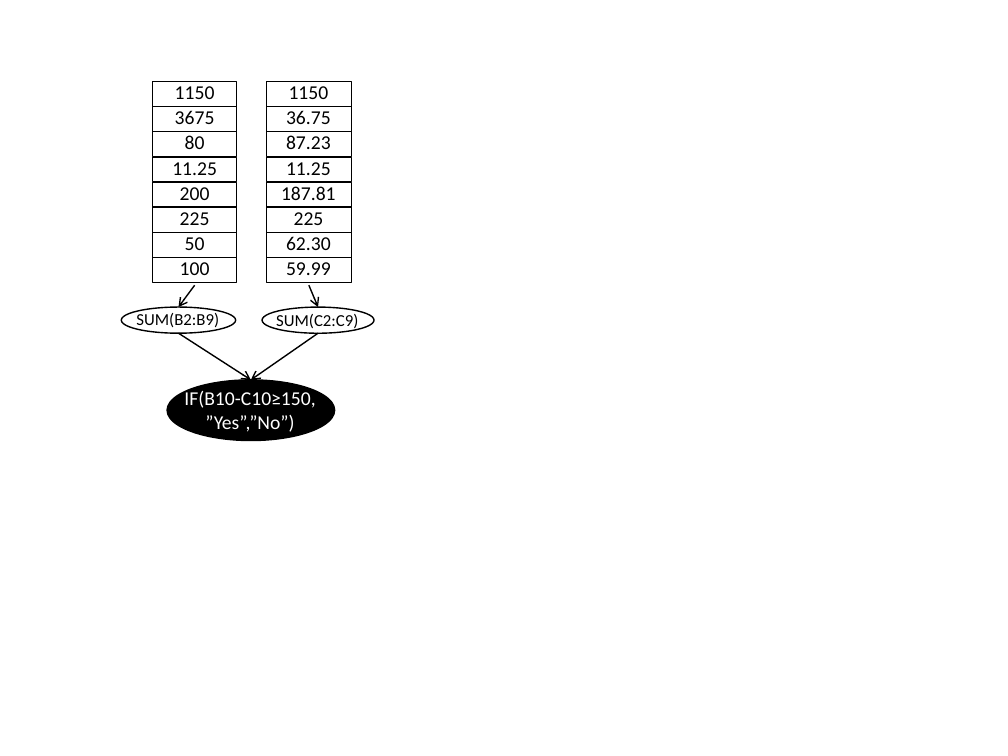
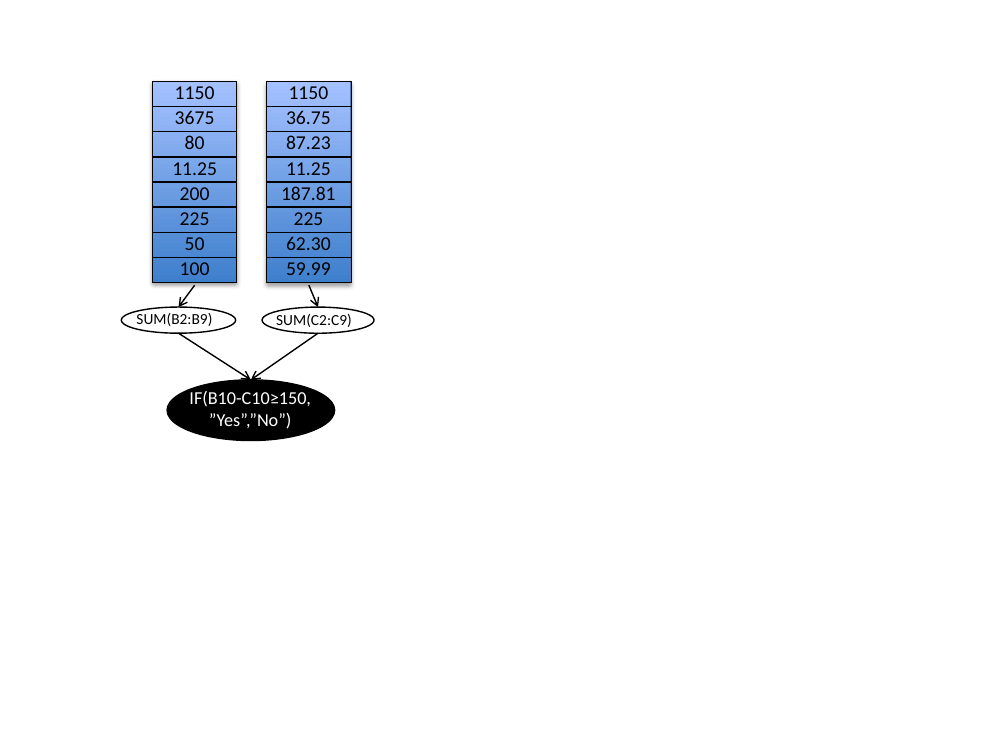
Before and after one commit to plasma-umass/DataDebug, a slide deck: slide 1 of PLDI-2012/diagrams.pptx. Drawn at 1008x756 pixels with LibreOffice and Linux fonts; fonts in the diff are those of the drawing. Boxes give left, top, right and bottom in pixels: in the first picture for what was removed or moved away, otherwise in the second. Text is boxed around its words. In the diff, an @@ line names an element or a change of style, - is before the commit and + after.

```diff
--- a/PLDI-2012/diagrams.pptx
+++ b/PLDI-2012/diagrams.pptx
@@ rectangle added at (152,82,237,283), fill gradient #3F80CE to #A4C4FF, outline #4B7EBC 0.75 pt @@
@@ rectangle added at (266,82,351,283), fill gradient #3F80CE to #A4C4FF, outline #4B7EBC 0.75 pt @@
@@ text "SUM(B2:B9)" at (136,311,212,329): size 12 to 11 pt @@
@@ text "SUM(C2:C9)" at (276,312,352,330): size 12 to 11 pt @@
@@ text "IF(B10-C10≥150, ”Yes”,”No”)" at (189,391,311,429): size 14 to 13 pt @@
```
Also in this commit, not shown: 1 other file.
